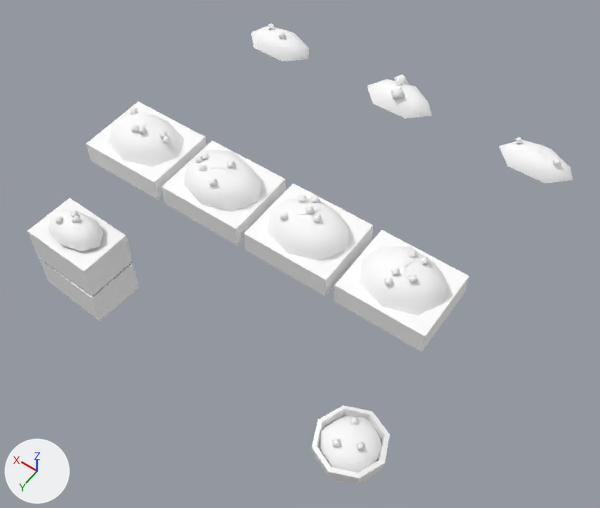
What one commit did to the glTF model games/yorimichi/assets/belmonte/meshes/SM_BM_BP_StallGoods_F.glb.
Before and after are seen from a 50 mm lens placed at (-2.13, 3.32, 4.89), pointed at (-0.1, 0.47, 0.42). Lighting does not change. The marker at lower left points along +X, +Y and +Z. The older version comes first. Vertices at exactly the same position are counted once.

Names of what the first picture shows: 'SM_BM_BP_StallGoods_F'.
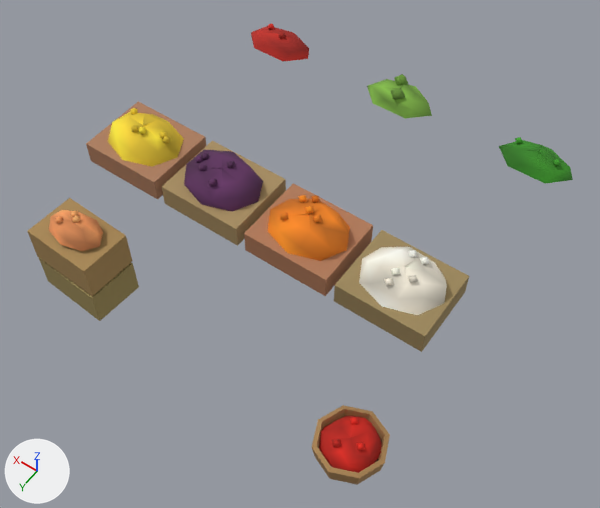
Changed parts and their boxes [x1, y1, x2, y2] in the pictures (600 x 508 px):
part 1 of me_sm_bp_stallgoods_f, recoloured
    both: [49, 195, 365, 450]
part 2 of me_sm_bp_stallgoods_f, recoloured
    both: [251, 23, 382, 473]
part 3 of me_sm_bp_stallgoods_f, recoloured
    both: [27, 102, 469, 485]
part 4 of me_sm_bp_stallgoods_f, recoloured
    both: [71, 108, 447, 315]
part 5 of me_sm_bp_stallgoods_f, recoloured (white to green)
    both: [367, 74, 573, 183]
part 6 of me_sm_bp_stallgoods_f, recoloured (white to dark purple)
    both: [184, 150, 554, 212]

The edits, one by one:
me_sm_bp_stallgoods_f has 540 vertices, 770 faces and spans x -1.38..1.44, y -1.07..1.59, z 0.0..1.24.
me_sm_bp_stallgoods_f is used by ob_sm_bm_bp_stallgoods_f; location (0.0, 0.0, 0.0).
me_sm_bp_stallgoods_f part 1: 146 faces centred in x -1.19..1.34, y 0.52..1.42, z 0.28..1.21 are repainted in the vertex colours; the middle colour goes from white #ffffff to orange #ee811b.
me_sm_bp_stallgoods_f part 2: 108 faces centred in x -1.27..1.32, y -1.06..1.52, z 0.22..1.19 are repainted in the vertex colours; the middle colour goes from white #ffffff to red #bd2416.
me_sm_bp_stallgoods_f part 3: 131 faces centred in x -1.31..1.43, y 0.45..1.56, z 0.04..1.06 are repainted in the vertex colours; the middle colour goes from white #ffffff to brown #a88252.
me_sm_bp_stallgoods_f part 4: 193 faces centred in x -1.21..1.27, y 0.51..1.29, z 0.64..1.21 are repainted in the vertex colours; the middle colour goes from white #ffffff to yellow #f6d26e.
me_sm_bp_stallgoods_f part 5: 97 faces centred in x -1.33..0.22, y -1.06..-0.78, z 0.76..0.87 are repainted in the vertex colours; the middle colour goes from white #ffffff to green #5e9833.
me_sm_bp_stallgoods_f part 6: 95 faces centred in x -1.18..0.57, y -0.93..0.9, z 0.84..1.21 are repainted in the vertex colours; the middle colour goes from white #ffffff to dark purple #572e57.
